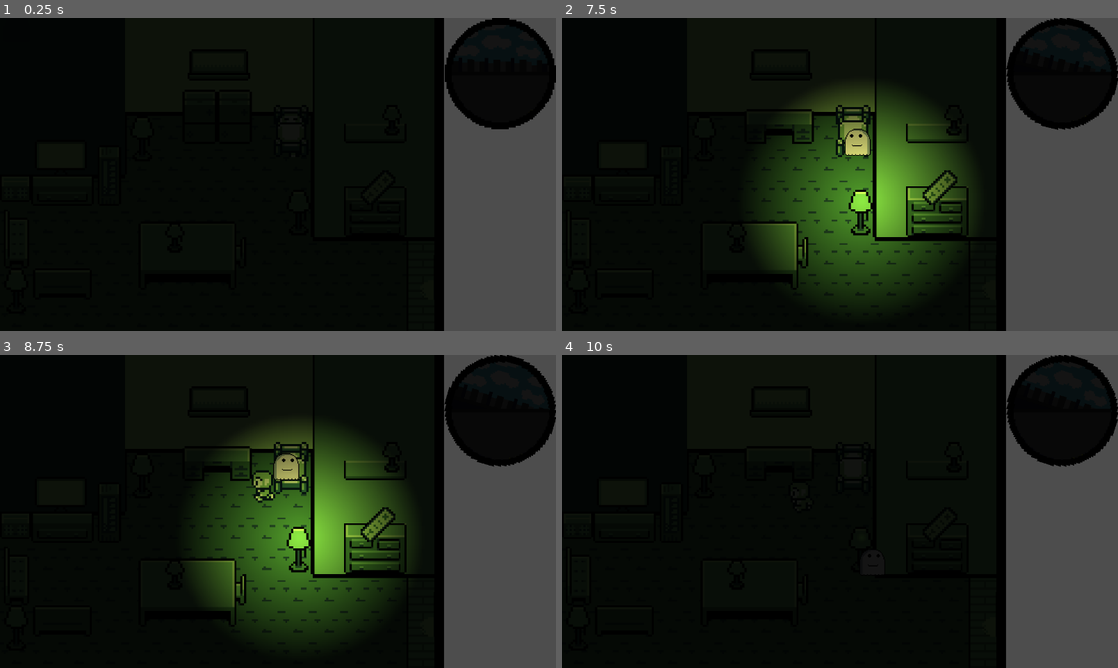
Above: before the commit, frames 1-4 (two rows, left to right).
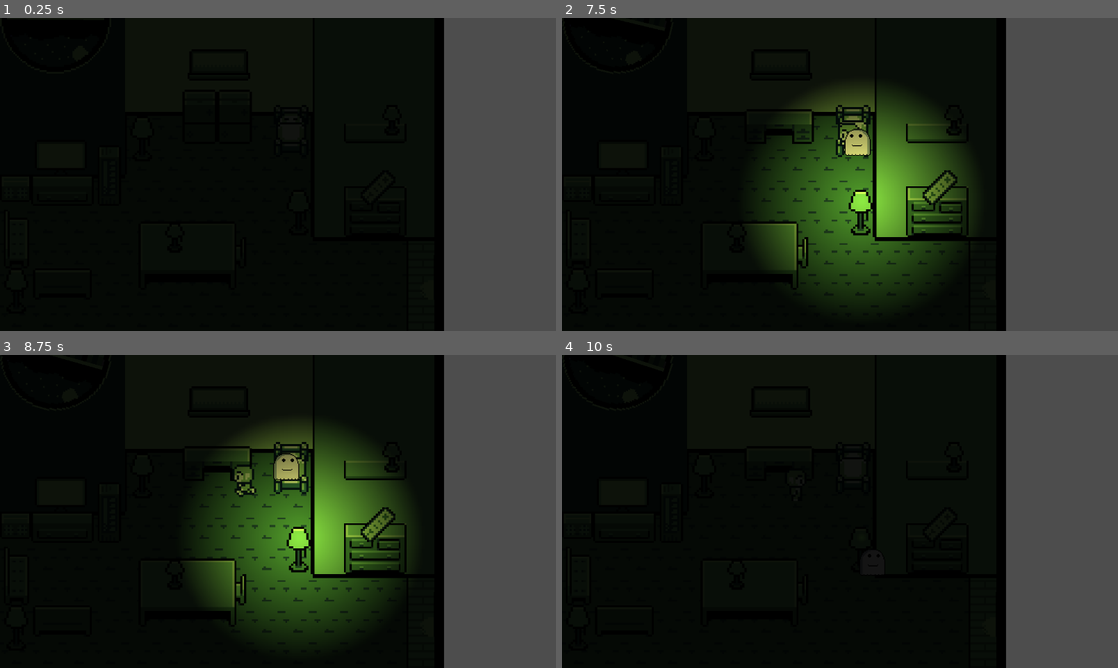
Above: after the commit, the same moments.

Repository: OrangePainting/GMTKGameJam2026
Game: Godot game, scene res://scenes/day_one.tscn
Same seed, same stepped clock (60 frames per second), same inputs: the game is played once before the commit and once after it.
Inputs (mouse positions are in pixels of both pictures, inside the frame that each line leads up to):
- Up to frame 1 (0.25 s): no input
- Up to frame 2 (7.5 s): move the mouse to (1062, 74) at 0.52 s; hold Right (ui_right) 0.53-1.28 s; click (1062, 74) at 0.67 s; tap Enter at 1.25, 2.75, 4.25 s; move the mouse to (728, 190) at 1.27 s; hold Down (ui_down) 1.28-2.03 s; tap Space at 2, 3.5, 5 s; move the mouse to (895, 105) at 2.02 s; hold Right (ui_right) 2.03-2.78 s; move the mouse to (812, 237) at 2.77 s; hold Up (ui_up) 2.78-3.53 s; click (812, 237) at 2.92 s; move the mouse to (1006, 221) at 3.52 s; hold Left (ui_left) 3.53-5.03 s; move the mouse to (673, 127) at 4.27 s; move the mouse to (867, 174) at 5.02 s; hold Down (ui_down) 5.03-5.78 s; click (867, 174) at 5.17 s; move the mouse to (756, 96) at 5.77 s; hold Right (ui_right) 5.78-6.53 s; move the mouse to (962, 158) at 6.52 s; hold Up (ui_up) 6.53-7.28 s; move the mouse to (728, 190) at 7.27 s; hold Right (ui_right) from 7.28 s (still down); click (728, 190) at 7.42 s
- Up to frame 3 (8.75 s): move the mouse to (333, 442) at 8.02 s; release Right (ui_right) at 8.03 s; hold Down (ui_down) from 8.03 s (still down)
- Up to frame 4 (10 s): move the mouse to (812, 574) at 8.77 s; release Down (ui_down) at 8.78 s; hold Left (ui_left) 8.78-9.53 s; move the mouse to (1006, 558) at 9.52 s; hold Up (ui_up) from 9.53 s (still down); click (1006, 558) at 9.67 s

The runs differ from the first frame. In frame 1, 5.5% of the frame differs, in the area x 80-100%, y 0-36%; in frame 2, 5.6%; in frame 3, 6.1%, in the area x 41-100%, y 0-48%; in frame 4, 5.5%.

Commit message:
Added button sprites for normal and pressed, and added only 1 light source on

Diff:
--- a/scenes/day_one.tscn
+++ b/scenes/day_one.tscn
@@ -248,13 +248,6 @@
 texture = ExtResource("2_ssijw")
 centered = false
 
-[node name="Person" parent="." unique_id=526698822 instance=ExtResource("3_kqitr")]
-position = Vector2(670, 280)
-scale = Vector2(5, 5)
-tv_path = NodePath("../Furniture/TV")
-light_1_path = NodePath("../Furniture/BigLight")
-waypoints_manager = NodePath("../EscapePath")
-
 [node name="Furniture" type="Node2D" parent="." unique_id=1667566550]
 
 [node name="BigLight" type="Area2D" parent="Furniture" unique_id=563035012]
@@ -406,6 +399,14 @@
 scale = Vector2(0.99999976, 0.99999976)
 shape = SubResource("RectangleShape2D_xdaog")
 
+[node name="Person" parent="." unique_id=526698822 instance=ExtResource("3_kqitr")]
+position = Vector2(670, 280)
+scale = Vector2(5, 5)
+tv_path = NodePath("../Furniture/TV")
+desktop_path = NodePath("../Furniture/Desktop")
+light_paths = Array[NodePath]([NodePath("../Furniture/BigLight"), NodePath("../Furniture/BigLight2"), NodePath("../Furniture/BigLight3"), NodePath("../Furniture/SmallLight"), NodePath("../Furniture/SmallLight2")])
+waypoints_manager = NodePath("../EscapePath")
+
 [node name="CanvasModulate" type="CanvasModulate" parent="." unique_id=901883157]
 color = Color(0.07762883, 0.07762881, 0.07762881, 1)
 
@@ -417,7 +418,7 @@
 [node name="EscapePath" type="Node2D" parent="." unique_id=1979493056]
 
 [node name="Marker1" type="Marker2D" parent="EscapePath" unique_id=1684323014]
-position = Vector2(500, 350)
+position = Vector2(500, 300)
 
 [node name="Marker2" type="Marker2D" parent="EscapePath" unique_id=1339463377]
 position = Vector2(150, 540)
--- a/scenes/tuner.tscn
+++ b/scenes/tuner.tscn
@@ -4,13 +4,15 @@
 [ext_resource type="Texture2D" uid="uid://cwfkixvfvcagj" path="res://art/tuner_cursor.png" id="2_bgwl5"]
 [ext_resource type="Texture2D" uid="uid://dn3ttfx4ahbmw" path="res://art/MinigameBackground.png" id="2_flvaf"]
 [ext_resource type="Texture2D" uid="uid://bi1iyj4uekbfb" path="res://art/tuner_target.png" id="3_flvaf"]
+[ext_resource type="Texture2D" uid="uid://66da72hu4tg0" path="res://art/arrow.png" id="5_pdvpo"]
+[ext_resource type="Texture2D" uid="uid://i4ux2f1c14jr" path="res://art/arrow_pressed.png" id="6_xrd3m"]
 
 [node name="Tuner" type="Node2D" unique_id=2123352701]
 script = ExtResource("1_p3628")
 
 [node name="Background" type="Sprite2D" parent="." unique_id=1613530]
-position = Vector2(110, 110)
-scale = Vector2(2.7, 3.345)
+position = Vector2(220, 200)
+scale = Vector2(2, 2)
 texture = ExtResource("2_flvaf")
 centered = false
 
@@ -21,3 +23,46 @@
 [node name="Target" type="Sprite2D" parent="." unique_id=226812880]
 scale = Vector2(5, 5)
 texture = ExtResource("3_flvaf")
+
+[node name="DownButton" type="TextureButton" parent="." unique_id=833827367]
+offset_left = 575.99994
+offset_top = 527.99994
+offset_right = 591.99994
+offset_bottom = 543.99994
+scale = Vector2(5, 5)
+texture_normal = ExtResource("5_pdvpo")
+texture_pressed = ExtResource("6_xrd3m")
+metadata/_edit_use_anchors_ = true
+
+[node name="RightButton" type="TextureButton" parent="." unique_id=1825844356]
+offset_left = 1045.0
+offset_top = 391.99994
+offset_right = 1061.0
+offset_bottom = 407.99994
+rotation = 4.712389
+scale = Vector2(5, 5)
+texture_normal = ExtResource("5_pdvpo")
+texture_pressed = ExtResource("6_xrd3m")
+metadata/_edit_use_anchors_ = true
+
+[node name="UpButton" type="TextureButton" parent="." unique_id=237526819]
+offset_left = 656.0
+offset_top = 183.99994
+offset_right = 672.0
+offset_bottom = 199.99994
+rotation = 3.1415927
+scale = Vector2(5, 5)
+texture_normal = ExtResource("5_pdvpo")
+texture_pressed = ExtResource("6_xrd3m")
+metadata/_edit_use_anchors_ = true
+
+[node name="LeftButton" type="TextureButton" parent="." unique_id=508429066]
+offset_left = 200.0
+offset_top = 311.99994
+offset_right = 216.00002
+offset_bottom = 327.99994
+rotation = 1.5707964
+scale = Vector2(5, 5)
+texture_normal = ExtResource("5_pdvpo")
+texture_pressed = ExtResource("6_xrd3m")
+metadata/_edit_use_anchors_ = true
--- a/scenes/ui.tscn
+++ b/scenes/ui.tscn
@@ -1,6 +1,5 @@
 [gd_scene format=3 uid="uid://b6odwl5ldbmdl"]
 
-[ext_resource type="Texture2D" uid="uid://cgwutq6g5i88o" path="res://art/DayNightClock.png" id="1_x4jx1"]
 [ext_resource type="Script" uid="uid://idsdgxkb82gr" path="res://scripts/ui.gd" id="1_yev5y"]
 [ext_resource type="Texture2D" uid="uid://bdd64n6fkpy42" path="res://art/DayNightClockCover.png" id="2_yev5y"]
 [ext_resource type="FontFile" uid="uid://cxcvpkmpnjf2" path="res://art/text_font.otf" id="4_gdt2y"]
@@ -26,9 +25,9 @@
 
 [node name="DayNightClock" type="Sprite2D" parent="." unique_id=529121992]
 unique_name_in_owner = true
-position = Vector2(1152, 128)
+position = Vector2(128, 0)
 scale = Vector2(4, 4)
-texture = ExtResource("1_x4jx1")
+texture = ExtResource("2_yev5y")
 
 [node name="MouseMask" type="Area2D" parent="DayNightClock" unique_id=1601640434]
 unique_name_in_owner = true
@@ -37,6 +36,7 @@
 shape = SubResource("CircleShape2D_jwl2k")
 
 [node name="ClockCover" type="Sprite2D" parent="." unique_id=1008829394]
+visible = false
 position = Vector2(1152, 128)
 scale = Vector2(4, 4)
 texture = ExtResource("2_yev5y")
@@ -44,16 +44,17 @@
 [node name="NewsInfo" type="Label" parent="." unique_id=1711542308]
 unique_name_in_owner = true
 layout_mode = 0
-offset_left = 12.0
-offset_top = 128.0
-offset_right = 336.0
-offset_bottom = 266.0
+offset_top = 144.0
+offset_right = 324.0
+offset_bottom = 282.0
 theme_override_colors/font_color = Color(0.5254902, 0.7529412, 0.42352942, 1)
 theme_override_fonts/font = ExtResource("4_gdt2y")
 theme_override_font_sizes/font_size = 42
 text = "DIRE NEWS:
 METEOR WILL
 STRIKE EARTH"
+horizontal_alignment = 1
+vertical_alignment = 2
 
 [connection signal="mouse_entered" from="DayNightClock/MouseMask" to="." method="_on_mouse_mask_mouse_entered"]
 [connection signal="mouse_exited" from="DayNightClock/MouseMask" to="." method="_on_mouse_mask_mouse_exited"]
--- a/scripts/light_source.gd
+++ b/scripts/light_source.gd
@@ -5,6 +5,8 @@
 @export var light_energy: float = 1.2
 @export var light_radius: float = 180.0
 @export var tween_duration: float = 0.4
+
+static var current_light: LightSource = null
 
 var is_on := false
 
@@ -19,14 +21,24 @@
 	light.energy = 0.0
 	light.texture_scale = 0.0
 
+
 func _on_interact(player: Node) -> void:
-	is_on = not is_on
-	# Now light source so not necessary
-	#sprite.frame = 1 if is_on else 0
-	#tv.set_on_off(is_on)
+	if is_on: turn_off()
+	else: turn_on()
 
-	if is_on: change_lighting(light_energy, light_radius)
-	else: change_lighting(0, 0)
+
+func turn_on() -> void:
+	if current_light and current_light != self: current_light.turn_off()
+	is_on = true
+	current_light = self
+	change_lighting(light_energy, light_radius)
+
+
+func turn_off() -> void:
+	is_on = false
+	if current_light == self: current_light = null
+	change_lighting(0, 0)
+
 
 func change_lighting(new_energy: float, new_scale: float) -> void:
 	if tween: tween.kill()
--- a/scripts/person.gd
+++ b/scripts/person.gd
@@ -8,17 +8,22 @@
 @onready var player_sprite = $AnimatedSprite2D
 
 @export var tv_path: NodePath
-@export var light_1_path: NodePath
+@export var desktop_path: NodePath
+@export var light_paths: Array[NodePath] = []
 
 @export var waypoints_manager: NodePath
 
+var waypoint_facings: Array[Vector2] = \
+	[Vector2.UP, Vector2.UP, Vector2.RIGHT, Vector2.DOWN, Vector2.UP, Vector2.RIGHT, Vector2.RIGHT]
+
 
 @onready var tv: TV = get_node_or_null(tv_path)
-@onready var light_1: LightSource = get_node_or_null(light_1_path)
+@onready var desktop: Desktop = get_node_or_null(desktop_path)
+var lights : Array[LightSource] = []
 
 var faced_direction := Vector2.RIGHT
 var player_tween: Tween
-var player_speed := 50.0
+var player_speed := 80.0
 
 var start_position: Vector2
 var waypoints: Array[Vector2] = []
@@ -30,10 +35,14 @@
 
 # Called when the node enters the scene tree for the first time.
 func _ready() -> void:
+	for l in light_paths:
+		if get_node_or_null(l) as LightSource: lights.append(get_node_or_null(l) as LightSource)
+	hide()
 	start_position = global_position
 	update_animation(false)
 
 func begin_walk() -> void:
+	show()
 	if is_walking: return
 	store_waypoints()
 	if waypoints.is_empty(): return
@@ -52,10 +61,17 @@
 func check_failure(index: int) -> bool: # true = failed, false = passed
 	print(index)
 	match index:
-		2: return tv and tv.state == TV.STATE.OFF
-		4: return light_1 and not light_1.is_on
+		0: return desktop and desktop.state != Desktop.STATE.DESKTOP
+		1: return not light_on(1)
+		2: return not light_on(2)
+		3: return not light_on(0)
+		4: return not light_on(3)
+		5: return not light_on(4)
+		6: return tv and tv.state == TV.STATE.OFF
 		_: return false # passed
 
+func light_on(index: int) -> bool:
+	return index < len(lights) and lights[index].is_on
 
 func store_waypoints() -> void:
 	waypoints.clear()
@@ -89,6 +105,10 @@
 		start_return_to_bed(index)
 		return
 
+	player_sprite.play("walk_" + get_direction_string(waypoint_facings[current_step]))
+	player_sprite.frame = 0
+	player_sprite.stop()
+	await get_tree().create_timer(1).timeout
 	current_step += 1
 	walk_step(index)
 
@@ -101,6 +121,7 @@
 	should_fail = false
 	update_animation(false)
 	returned_to_bed.emit()
+	hide()
 
 
 func finish_walk() -> void:
--- a/scripts/tuner.gd
+++ b/scripts/tuner.gd
@@ -6,7 +6,7 @@
 @export var move_speed : float = 220.0
 @export var radius: float = 25.0
 @export var hold_time: float = 0.4
-@export var bounds_area: Rect2 = Rect2(140, 100, 1000, 520)
+@export var bounds_area: Rect2 = Rect2(220, 200, 800, 300)
 
 @onready var cursor: Sprite2D = $Cursor
 @onready var target: Sprite2D = $Target
--- a/scripts/ui.gd
+++ b/scripts/ui.gd
@@ -7,7 +7,7 @@
 
 var news_text = "DIRE NEWS:
 METEOR STRIKE
-AT YOUR HOUSE"
+AT YOUR HOUSE!"
 
 # Called when the node enters the scene tree for the first time.
 func _ready() -> void:
Binary file changed: art/DayNightClock.aseprite
Binary file changed: art/DayNightClockCover.png
Binary file changed: art/arrow.aseprite
Binary file added: art/arrow.png
Not shown, added: art/arrow.png.import
Binary file added: art/arrow_pressed.png
Not shown, added: art/arrow_pressed.png.import
